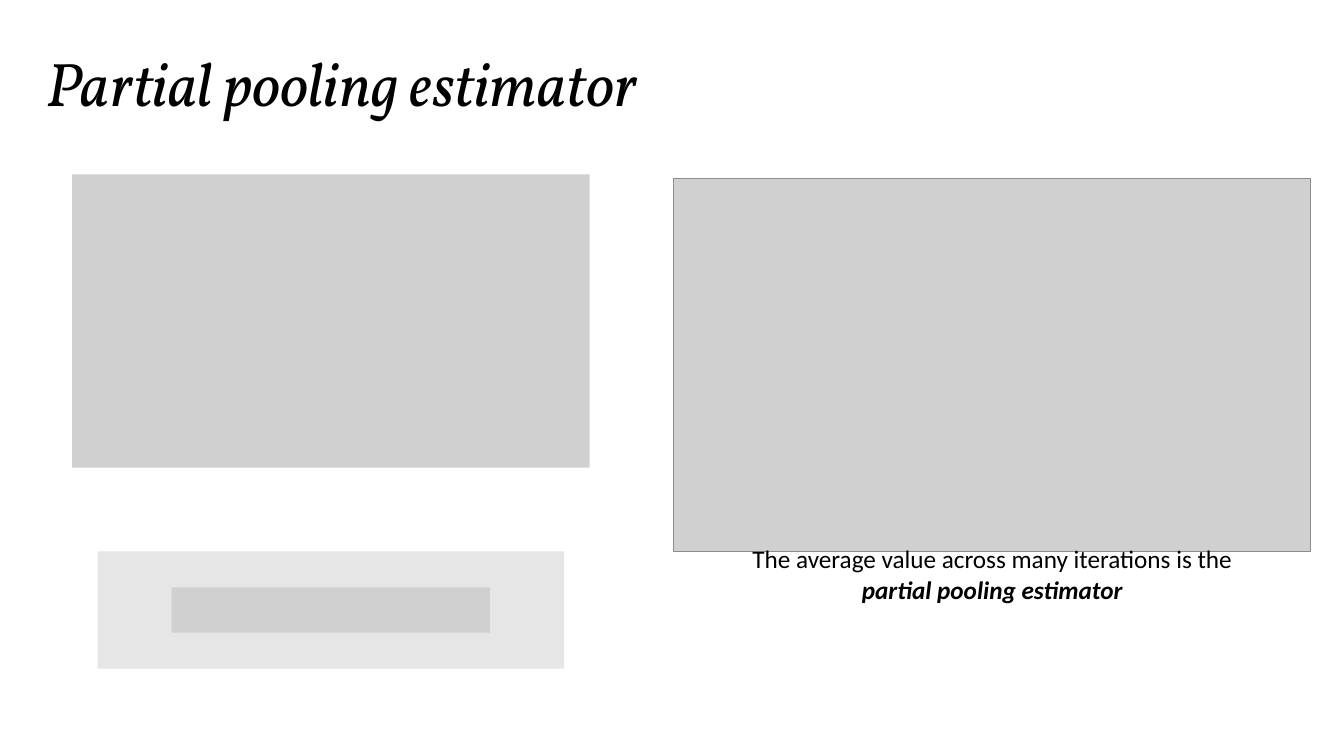
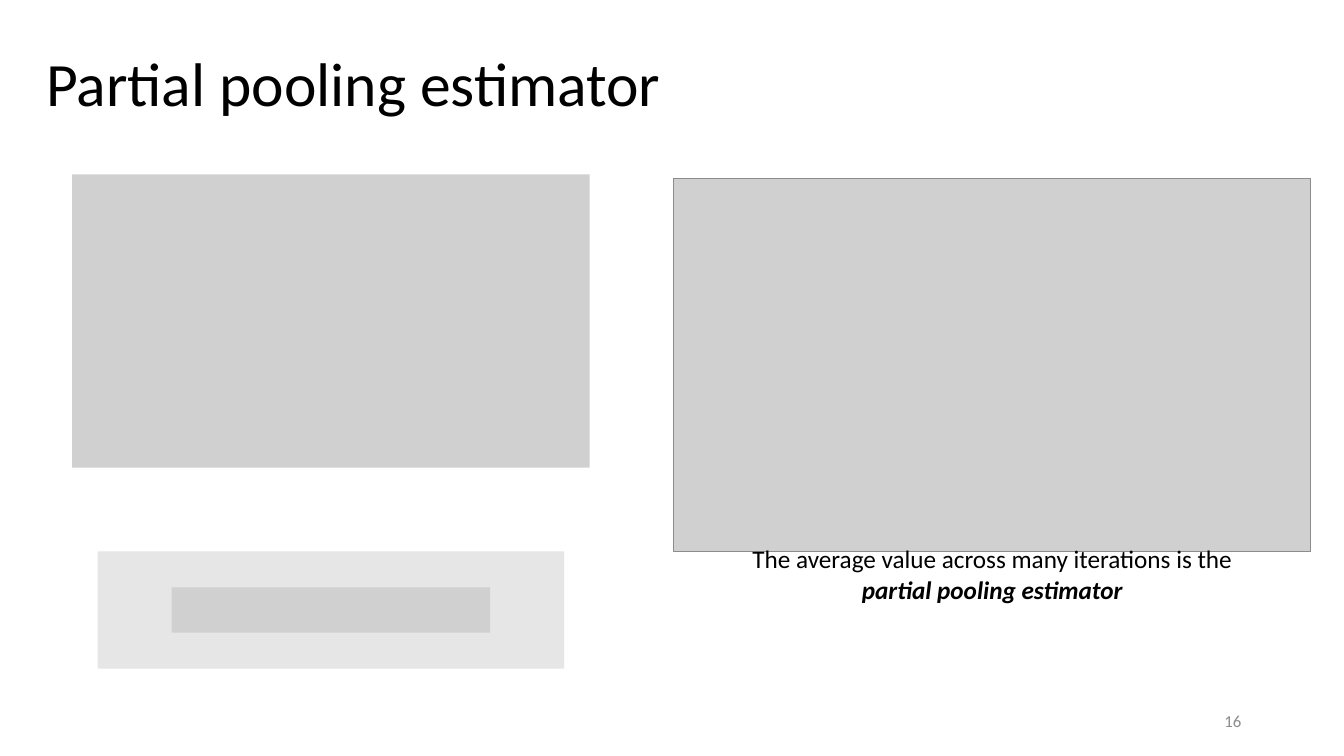
Before and after one commit to SmaragdaDimitrakopoulou/Paper-Presentation, a slide deck: slide 16 of presentation.pptx (slide 9 before the commit). Drawn at 1344x756 pixels with LibreOffice and Linux fonts; fonts in the diff are those of the drawing; grey boxes stand for pictures. Boxes give left, top, right and bottom in pixels: in the first picture for what was removed or moved away, otherwise in the second. Text is boxed around its words. In the diff, an @@ line names an element or a change of style, - is before the commit and + after.

```diff
--- a/presentation.pptx
+++ b/presentation.pptx
@@ text "Partial pooling estimator" at [46,63,660,117]: font Vollkorn to Calibri, italic off @@
@@ page number added at [1224,716,1241,727], 12 pt, text #8C8C8C @@
+16
```
Also in this commit, not shown: 12 other slides changed, 13 slides added, 6 slides removed, 1 other file.
